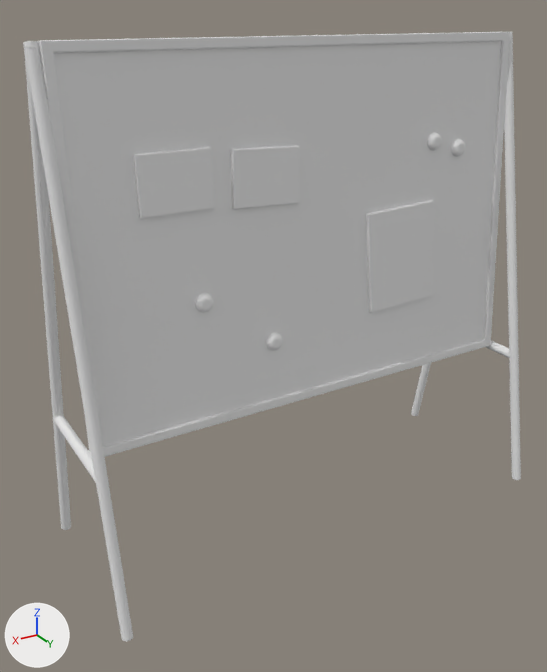
What one commit did to the OBJ model public/Whiteboard/whiteboard.obj.
Camera for both pictures: a 50 mm lens placed at (4.66, 6.84, 6.9), pointed at (0.42, -0.23, 3.37). Every picture has the same lights, and +X, +Y and +Z are marked at lower left. Where no turn or scale is listed for an object, it has been applied to the vertices.

Names of what the first picture shows: 'whiteboard'.
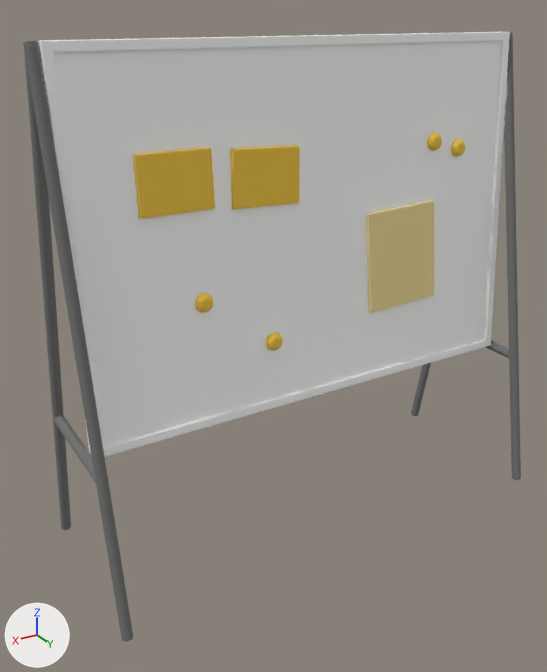
Edits to the bpy script that builds the scene:
```text
Add img_282295_23_05_24_18_15_33_0_color_png:
    img_282295_23_05_24_18_15_33_0_color_png = load_image('282295_23_05_24_18_15_33_0_color.png', '282295_23_05_24_18_15_33_0_color.png', 2048, 2048, 'sRGB')
Add mat_282295_23_05_24_18_15_33_0:
    mat_282295_23_05_24_18_15_33_0 = principled_material('282295_23_05_24_18_15_33_0')
    mat_282295_23_05_24_18_15_33_0.texture = img_282295_23_05_24_18_15_33_0_color_png
    mat_282295_23_05_24_18_15_33_0.roughness = 1.0
Change me_whiteboard:
    where me_whiteboard.from_pydata(...)  # 25660 vertices, 51332 faces; spans x -2.92..2.92, y -1.31..0.96, z 0.88..6.66
    remove me_whiteboard.materials.append(mat_whiteboard)  # white #e7e7e7
    add me_whiteboard.materials.append(mat_282295_23_05_24_18_15_33_0)  # picture img_282295_23_05_24_18_15_33_0_color_png
```

What differs and where, as boxes (x1, y1, x2, y2) in the pictures (547 x 672 px):
'whiteboard', recoloured
    both: (23, 32, 521, 642)
